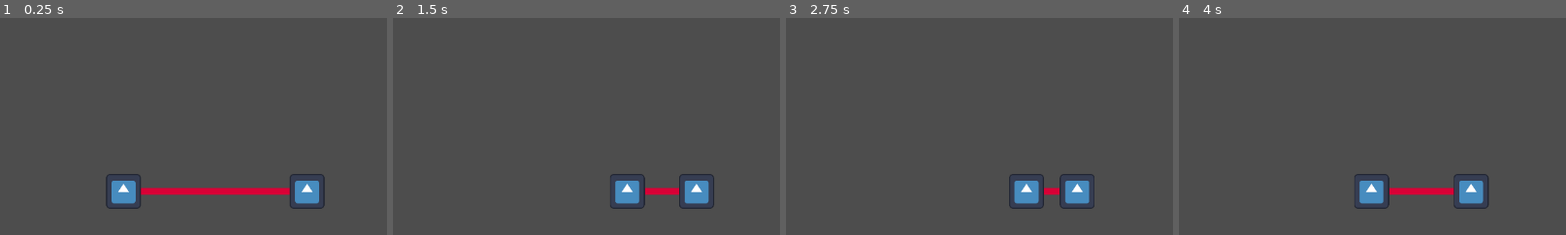
Above: before the commit, frames 1-4 (left to right).
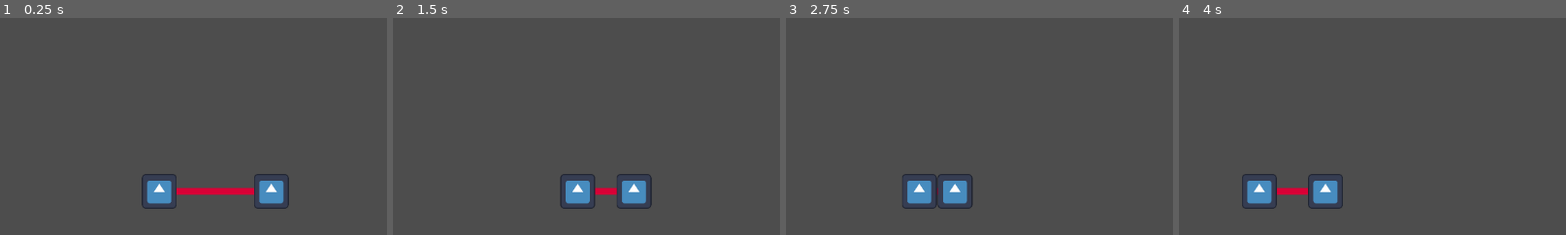
Above: after the commit, the same moments.

Repository: barndles/trampoline
Game: Godot game, scene res://Scenes/main_level.tscn
Same seed, same stepped clock (60 frames per second), same inputs: the game is played once before the commit and once after it. The project has no main scene, so this scene is started directly. The engine's default icon, where the game draws it, is replaced by a stand-in: a white triangle on a blue panel in a dark square.
Inputs:
- Up to frame 1 (0.25 s): no input
- Up to frame 2 (1.5 s): hold D (p1_right) 0.53-1.28 s; tap Left (p2_left) at 0.6 s; hold A (p1_left) from 1.28 s (still down); tap Right (p2_right) at 1.35 s
- Up to frame 3 (2.75 s): release A (p1_left) at 2.03 s; hold D (p1_right) from 2.03 s (still down); tap Left (p2_left) at 2.1 s
- Up to frame 4 (4 s): tap Right (p2_right) at 2.85 s; tap Enter at 3.5 s; release D (p1_right) at 3.53 s; hold A (p1_left) from 3.53 s (still down); tap Left (p2_left) at 3.6 s
The pictures show only the part of the screen within x 1-51%, y 50-100%; the shares and areas given below are measured in that part.

The runs differ from the first frame. In frame 1, 3.9% of the frame differs, in the area x 27-84%, y 71-88%; in frame 2, 2.9%; in frame 3, 3.8%; in frame 4, 4.6%, in the area x 16-80%, y 71-88%.

Commit message:
player movemenis affected by tightness of trampoline

Diff:
--- a/Scripts/playerController.gd
+++ b/Scripts/playerController.gd
@@ -10,6 +10,7 @@
 var p2speed = 1.5
 
 var friction = 0.8
+var distance
 
 # Called when the node enters the scene tree for the first time.
 func _ready():
@@ -18,16 +19,19 @@
 
 # Called every frame. 'delta' is the elapsed time since the previous frame.
 func _process(delta):
-	var distance = abs(player2.position.x - player1.position.x) * 0.01
+
 	print(distance)
 	pass
 
 func _physics_process(delta):
+	distance = abs(player2.position.x - player1.position.x) * 0.005
 	#player1
 	p1v += Vector2(Input.get_axis("p1_left", "p1_right") * p1speed, 0)
+	p1v += Vector2(distance, 0)
 	p1v *= friction
 	player1.move_and_collide(p1v)
 	#player2
 	p2v += Vector2(Input.get_axis("p2_left", "p2_right") * p2speed, 0)
+	p2v -= Vector2(distance, 0)
 	p2v *= friction
 	player2.move_and_collide(p2v)
Binary file added: Sprites/Firedogs(1).gif
Binary file added: Sprites/Firedogs(2).gif
Binary file added: Sprites/Firedogs(3).gif
Binary file added: Sprites/Firedogs.gif
